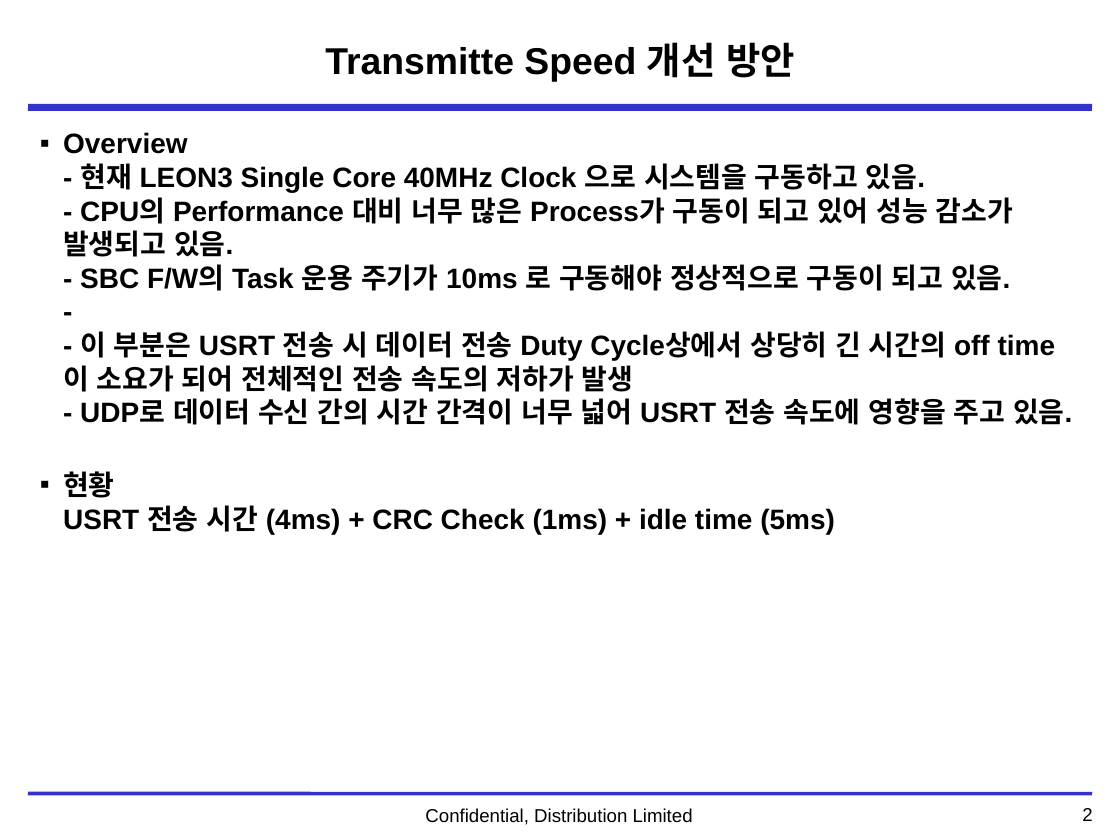
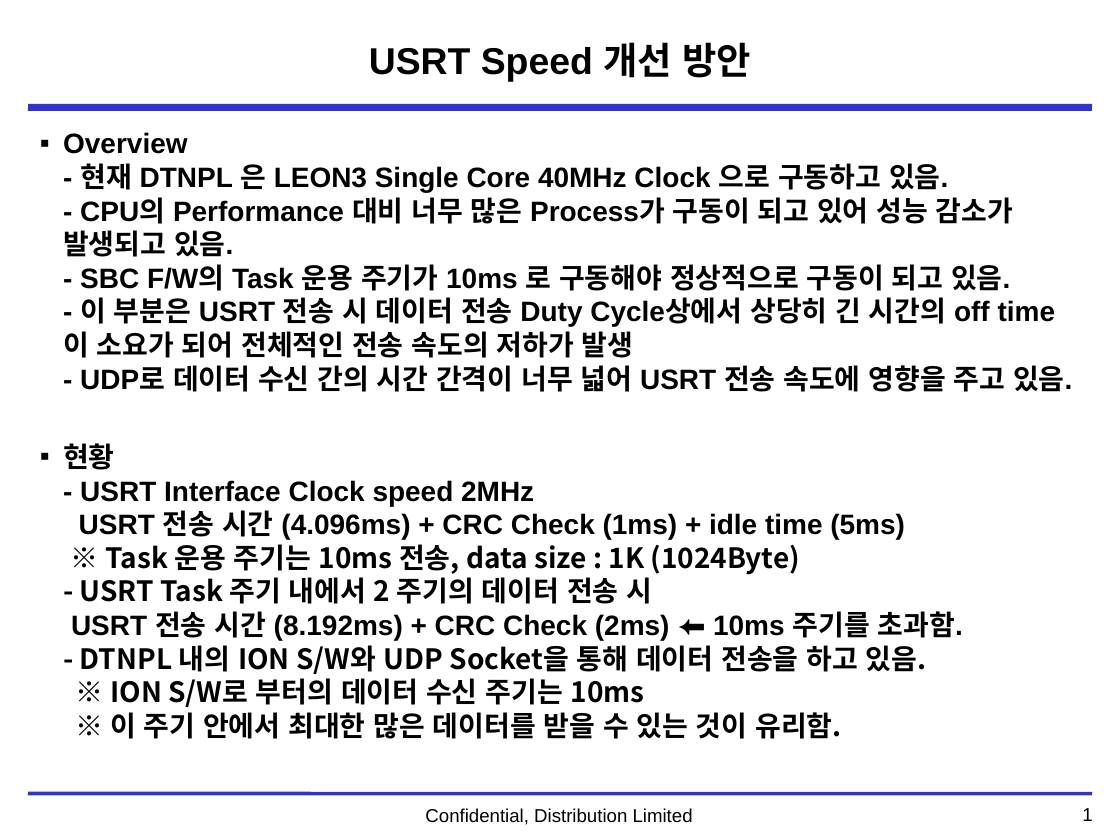
Before and after one commit to ds1hvh/Dev-Docu, a slide deck: slide 2 of 1. Project/DTNPL/Weekly Report/DTN_SBC-USRT-속도 변경의 건.pptx (slide 3 before the commit). Drawn at 1120x840 pixels with LibreOffice and Linux fonts; fonts in the diff are those of the drawing; background and template pictures are left out. Boxes give left, top, right and bottom in pixels: in the first picture for what was removed or moved away, otherwise in the second. Text is boxed around its words. In the diff, an @@ line names an element or a change of style, - is before the commit and + after.

Commit message:
200902 - Home
TRS28 / USRT 속도 변경의 건 문서 업데이트

```diff
--- a/1. Project/DTNPL/Weekly Report/DTN_SBC-USRT-속도 변경의 건.pptx
+++ b/1. Project/DTNPL/Weekly Report/DTN_SBC-USRT-속도 변경의 건.pptx
@@ title at [369, 42, 751, 82]: text changed @@
-Transmitte Speed 개선 방안
+USRT Speed 개선 방안
@@ text at [63, 132, 1072, 739]: text changed @@
-▪ Overview
-  - 현재 LEON3 Single Core 40MHz Clock 으로 시스템을 구동하고 있음.
-  - CPU의 Performance 대비 너무 많은 Process가 구동이 되고 있어 성능 감소가 발생되고 있음.
-  - SBC F/W의 Task 운용 주기가 10ms 로 구동해야 정상적으로 구동이 되고 있음.
-  -
-  - 이 부분은 USRT 전송 시 데이터 전송 Duty Cycle상에서 상당히 긴 시간의 off time이 소요가 되어 전체적인 전송 속도의 저하가 발생
-  - UDP로 데이터 수신 간의 시간 간격이 너무 넓어 USRT 전송 속도에 영향을 주고 있음.
-▪ 현황
-  USRT 전송 시간 (4ms) + CRC Check (1ms) + idle time (5ms)
+▪ Overview
+  - 현재 DTNPL 은 LEON3 Single Core 40MHz Clock 으로 구동하고 있음.
+  - CPU의 Performance 대비 너무 많은 Process가 구동이 되고 있어 성능 감소가 발생되고 있음.
+  - SBC F/W의 Task 운용 주기가 10ms 로 구동해야 정상적으로 구동이 되고 있음.
+  - 이 부분은 USRT 전송 시 데이터 전송 Duty Cycle상에서 상당히 긴 시간의 off time이 소요가 되어 전체적인 전송 속도의 저하가 발생
+  - UDP로 데이터 수신 간의 시간 간격이 너무 넓어 USRT 전송 속도에 영향을 주고 있음.
+▪ 현황
+  - USRT Interface Clock speed 2MHz
+  USRT 전송 시간 (4.096ms) + CRC Check (1ms) + idle time (5ms)
+  ※ Task 운용 주기는 10ms 전송, data size : 1K (1024Byte)
+  - USRT Task 주기 내에서 2 주기의 데이터 전송 시
+  USRT 전송 시간 (8.192ms) + CRC Check (2ms) ⬅ 10ms 주기를 초과함.
+  - DTNPL 내의 ION S/W와 UDP Socket을 통해 데이터 전송을 하고 있음.
+  ※ ION S/W로 부터의 데이터 수신 주기는 10ms
+  ※ 이 주기 안에서 최대한 많은 데이터를 받을 수 있는 것이 유리함.
@@ page number at [1082, 808, 1092, 821]: text changed @@
-2
+1
```
Also in this commit, not shown: 2 other slides changed, 2 slides added, 2 slides removed, 1 other file.
